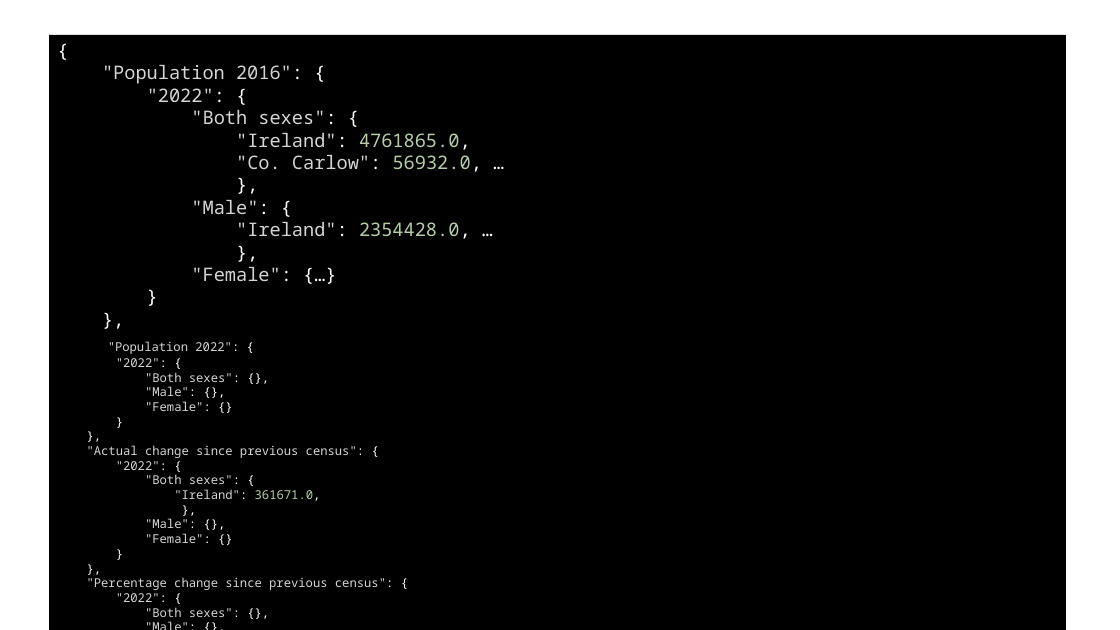
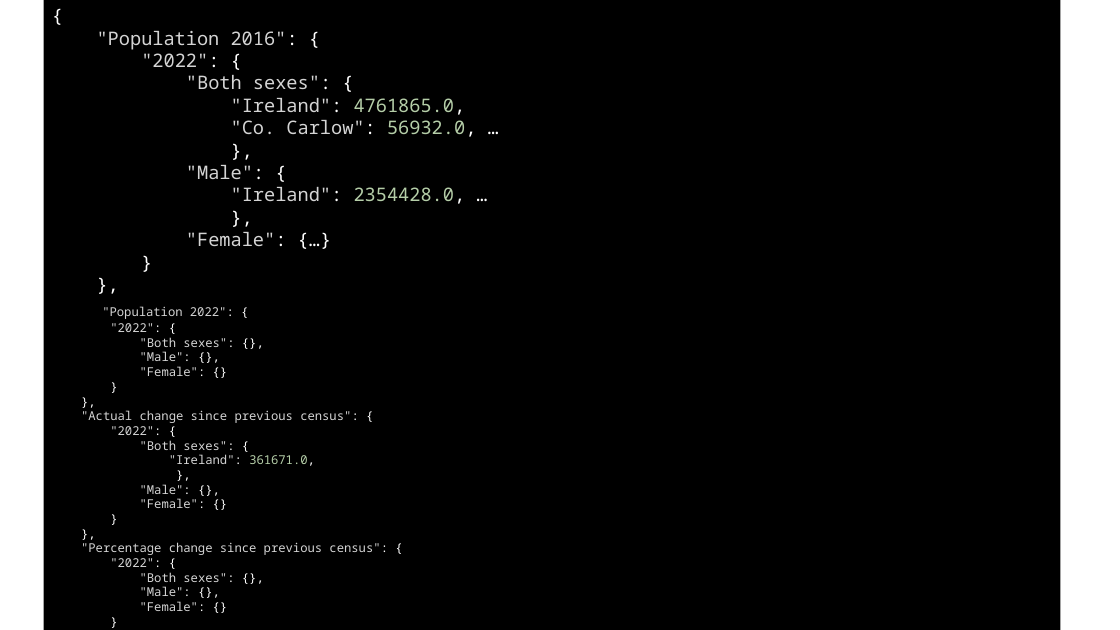
Before and after one commit to andrewbeattycourseware/wsaa-course-material, a slide deck: slide 6 of slides/WSAA4.3 APIs in the wild cso_.pptx (slide 7 before the commit). Drawn at 1120x630 pixels with LibreOffice and Linux fonts; fonts in the diff are those of the drawing; background and template pictures are left out. Boxes give left, top, right and bottom in pixels: in the first picture for what was removed or moved away, otherwise in the second. Text is boxed around its words. In the diff, an @@ line names an element or a change of style, - is before the commit and + after.

```diff
--- a/slides/WSAA4.3 APIs in the wild cso_.pptx
+++ b/slides/WSAA4.3 APIs in the wild cso_.pptx
@@ rectangle "{": place and size @@
-rectangle "{" at bbox=[49, 35, 1065, 630]
+rectangle "{" at bbox=[44, 0, 1060, 630]
```
Also in this commit, not shown: 3 other slides changed, 2 slides removed, 2 other files.
